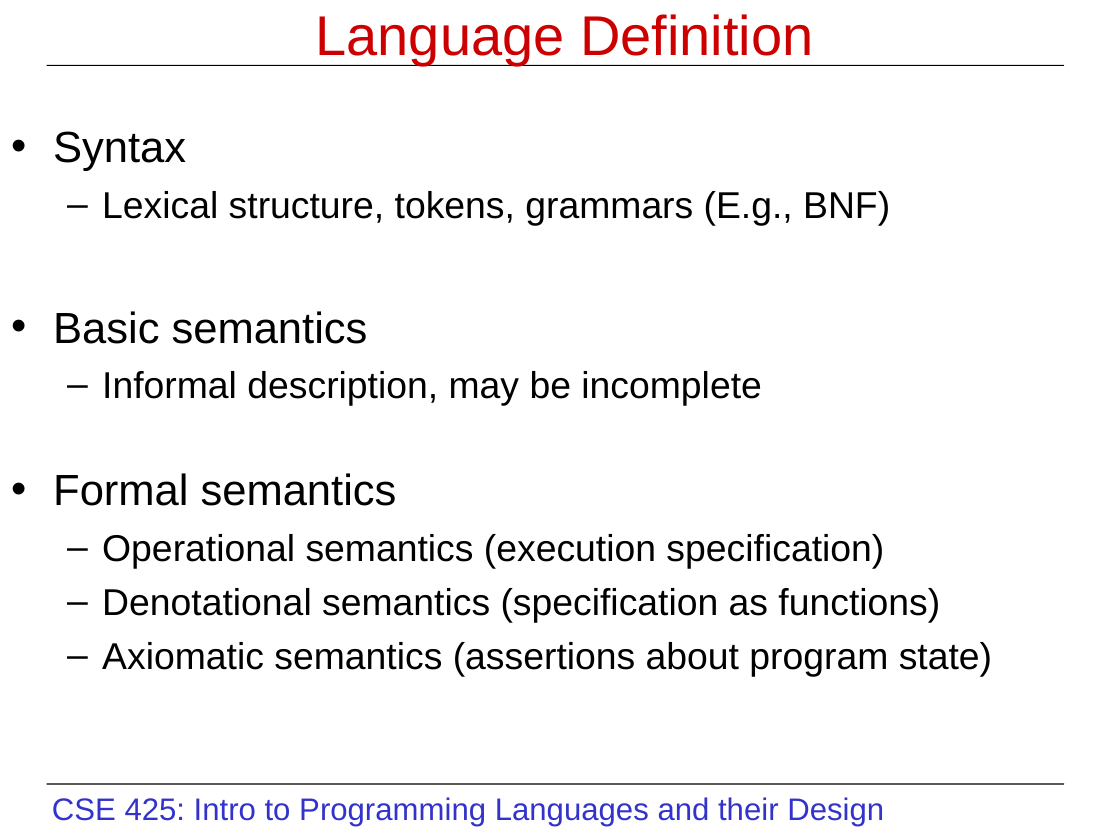
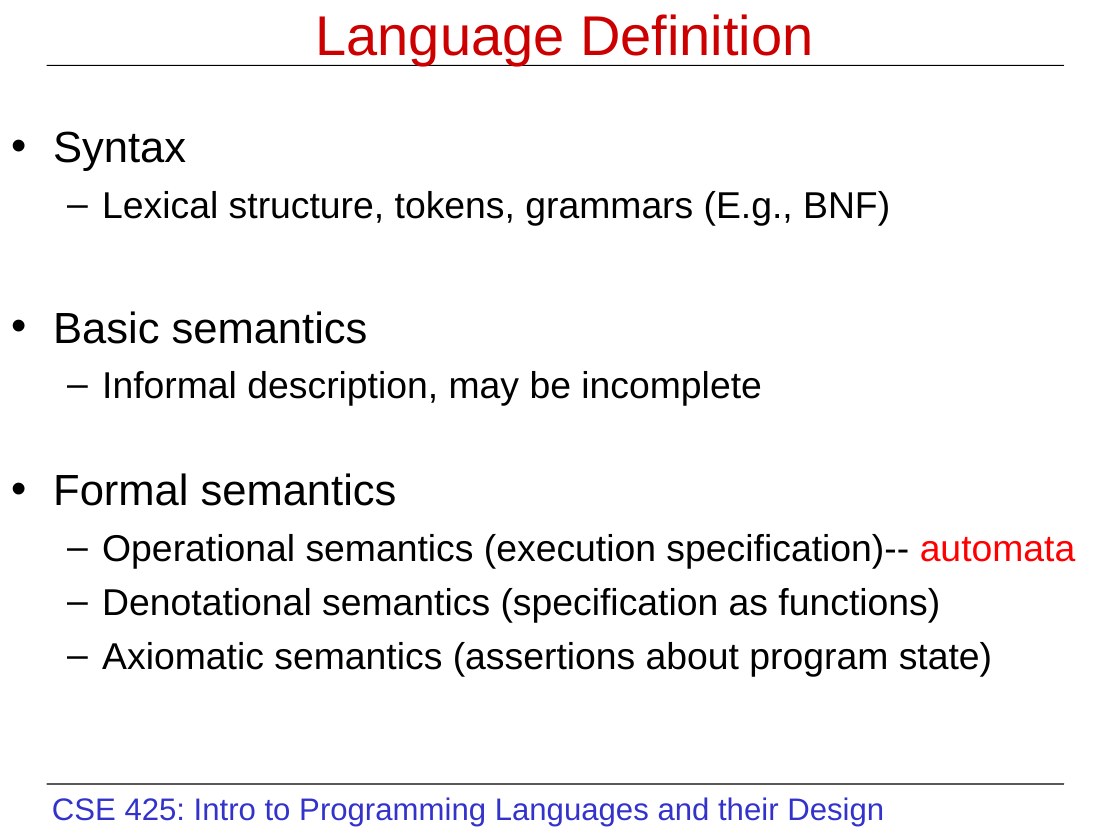
Before and after one commit to BazzalSeed/Programming-Systems-and-Languages, a slide deck: slide 7 of Classes/Class1/programming_languages_intro.ppt. Drawn at 1120x840 pixels with LibreOffice and Linux fonts; fonts in the diff are those of the drawing. Boxes give left, top, right and bottom in pixels: in the first picture for what was removed or moved away, otherwise in the second. Text is boxed around its words. In the diff, an @@ line names an element or a change of style, - is before the commit and + after.

```diff
--- a/Classes/Class1/programming_languages_intro.ppt
+++ b/Classes/Class1/programming_languages_intro.ppt
@@ text at box(102, 534, 1076, 568): text changed @@
-  – Operational semantics (execution specification)
+  – Operational semantics (execution specification)-- automata
```
Also in this commit, not shown: 2 other slides changed, 4 other files.
